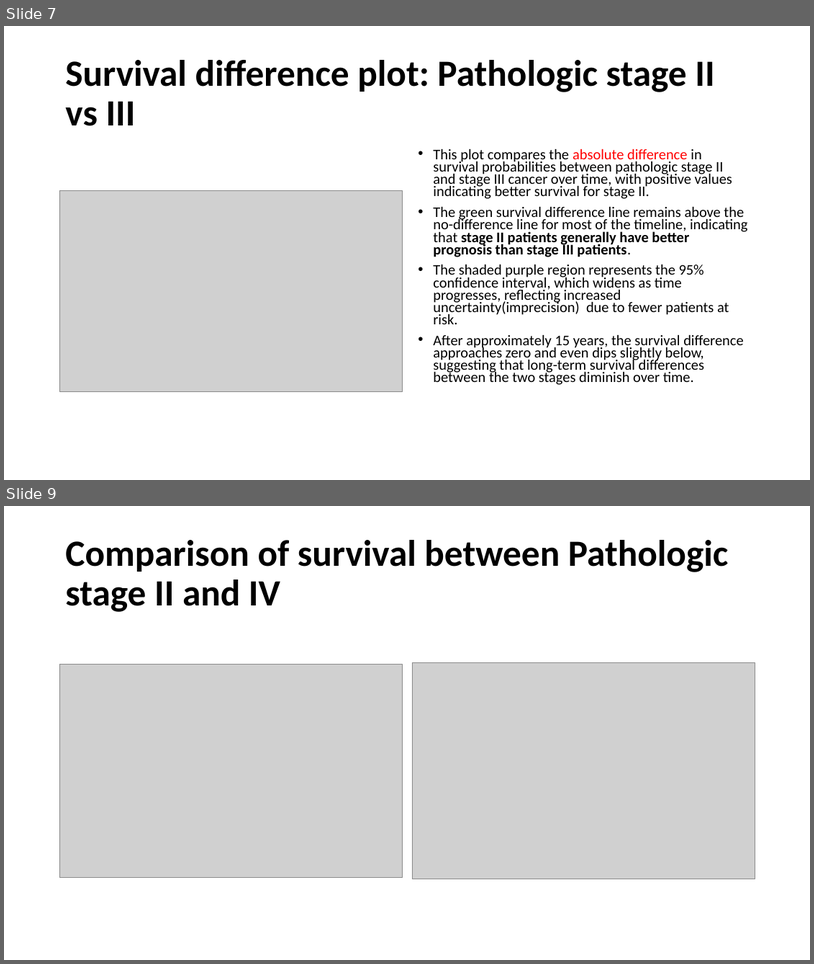
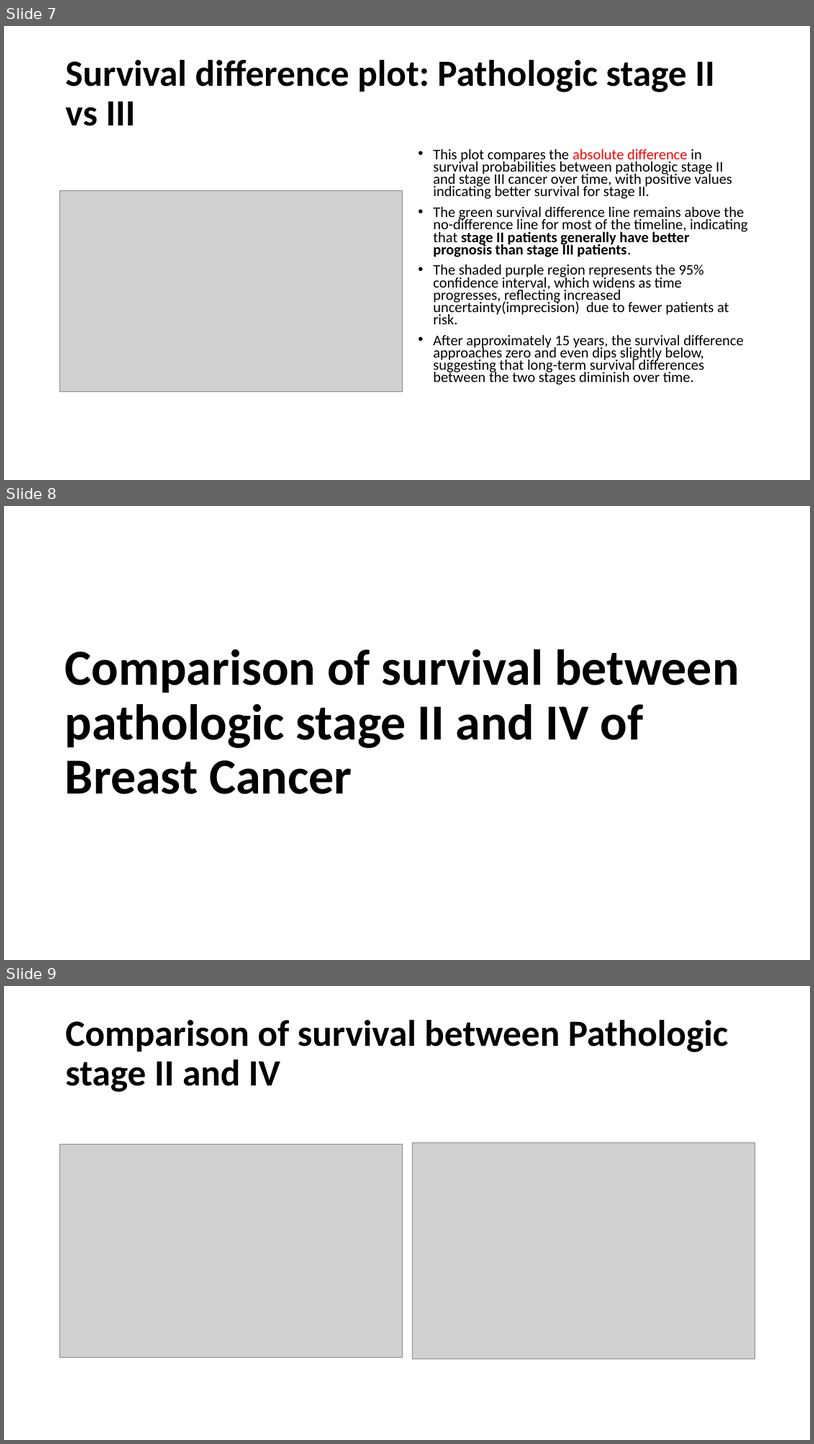
Before and after one commit to rwandarwacu1/Msc_thesis_survival, a slide deck: SURVIVAL RATIO PLOTS_For survey.pptx. Shown one above the other, each under a label of ours: slides 7 and 9 before the commit, slides 7, 8 and 9 after it; the slides between them are not shown. The pictures are 814x964 and 814x1444 pixels, drawn with LibreOffice and Linux fonts; fonts in the diff are those of the drawing; grey boxes stand for pictures. Boxes give left, top, right and bottom in pixels: in the first picture for what was removed or moved away, otherwise in the second. Text is boxed around its words. In the diff, an @@ line names an element or a change of style, - is before the commit and + after.

Commit message:
Update SURVIVAL RATIO PLOTS_For survey.pptx
slides layout

```diff
--- a/SURVIVAL RATIO PLOTS_For survey.pptx
+++ b/SURVIVAL RATIO PLOTS_For survey.pptx
@@ slide 8 added at [4, 506, 810, 960], background #FFFFFF @@
@@ title added at [65, 649, 739, 794], 60 pt, text #000000, bold @@
+Comparison of survival between pathologic stage II and IV of Breast Cancer
```
Also in this commit, not shown: 3 slides changed, 4 other slides added, 1 slide removed.
